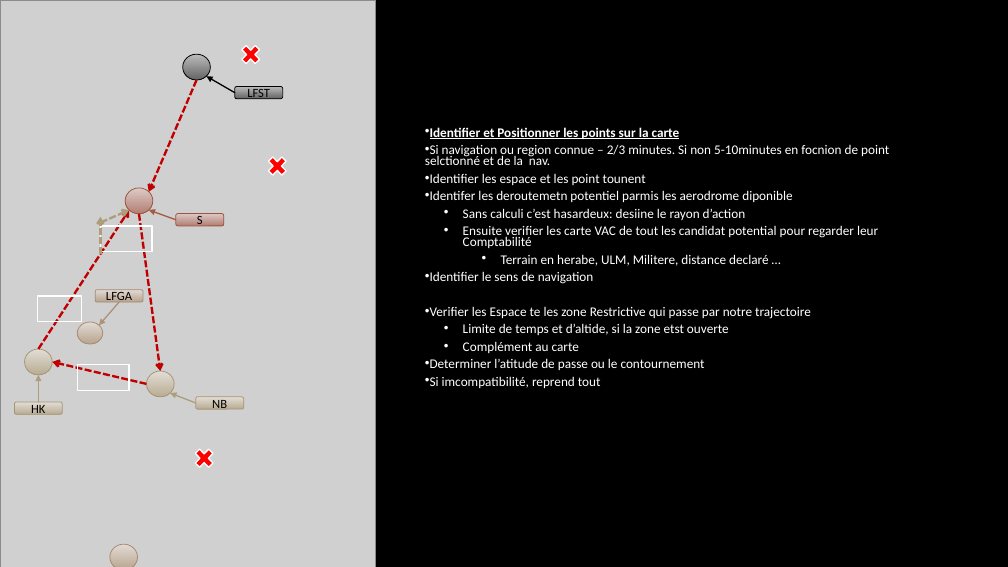
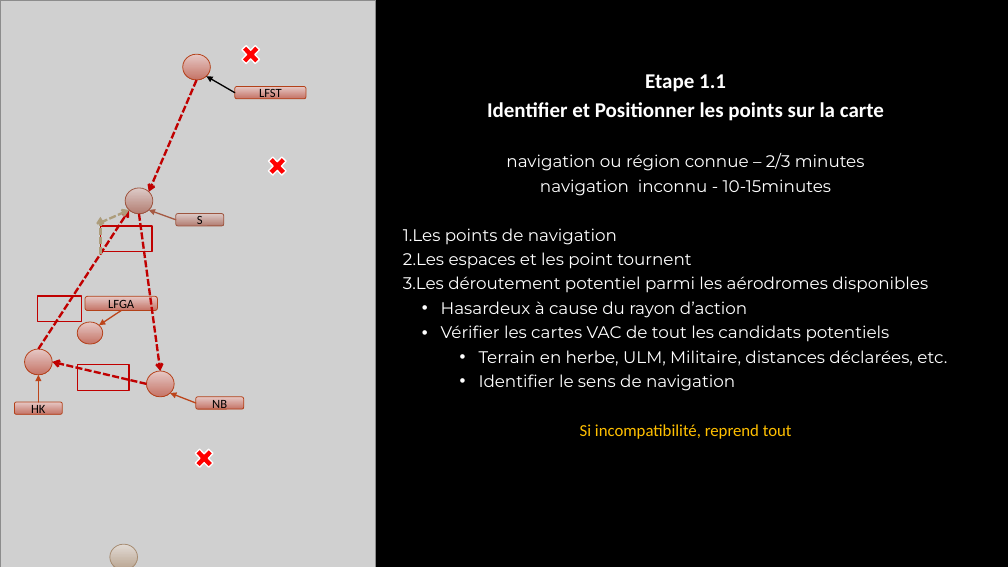
Before and after one commit to Ne0hermes/alflight, a slide deck: slide 3 of ALFlight_Presentation_Complete.pptx (slide 4 before the commit). Drawn at 1008x567 pixels with LibreOffice and Linux fonts; fonts in the diff are those of the drawing; grey boxes stand for pictures. Boxes give left, top, right and bottom in pixels: in the first picture for what was removed or moved away, otherwise in the second. Text is boxed around its words. In the diff, an @@ line names an element or a change of style, - is before the commit and + after.

```diff
--- a/ALFlight_Presentation_Complete.pptx
+++ b/ALFlight_Presentation_Complete.pptx
@@ ellipse at (183,54,211,80): fill gradient #BCBCBC to #656565 to gradient #E6CAC7 to #C67467; outline #000000 0.75 pt to #B4421A 0.75 pt @@
@@ rounded rectangle "LFST": place and size @@
-rounded rectangle "LFST" at (235,86,283,98)
+rounded rectangle "LFST" at (235,86,306,98)
@@ rounded rectangle "LFST" at (235,86,306,98): fill gradient #BCBCBC to #656565 to gradient #E6CAC7 to #C67467; outline #000000 0.75 pt to #B4421A 0.75 pt @@
@@ text "Etape 1.1": place and size @@
-text "Etape 1.1" at (425,127,889,388)
+text "Etape 1.1" at (403,74,947,439)
@@ text at (645,74,726,92): paragraph added @@
+Etape 1.1
@@ text at (479,102,884,391): size 12.6 to 20 pt, underline off in "Identifier et Positionner les points sur la ..."; size 12.6 to 16 pt, font Calibri to Montserrat in "Identifier le sens de navigation"; alignment left to centre; bullet • to none; line spacing 0.7 to 0.9; list level 1 to 3 in "Identifier le sens de navigation" @@
@@ text at (403,153,947,366): text changed; size 12.6 to 16 pt; font Calibri to Montserrat @@
-• Si navigation ou region connue – 2/3 minutes. Si non 5-10minutes en focnion de point selctionné et de la nav.
-• Identifier les espace et les point tounent
-• Identifer les deroutemetn potentiel parmis les aerodrome diponible
-  • Sans calculi c’est hasardeux: desiine le rayon d’action
-  • Ensuite verifier les carte VAC de tout les candidat potential pour regarder leur Comptabilité
-    • Terrain en herabe, ULM, Militere, distance declaré …
+navigation ou région connue – 2/3 minutes
+navigation inconnu - 10-15minutes
+1. Les points de navigation
+2. Les espaces et les point tournent
+3. Les déroutement potentiel parmi les aérodromes disponibles
+  • Hasardeux à cause du rayon d’action
+  • Vérifier les cartes VAC de tout les candidats potentiels
+    • Terrain en herbe, ULM, Militaire, distances déclarées, etc.
@@ outline #FFFFFF 1.25 pt to #C00000 1.25 pt in 3 elements at (101,226,152,252), (77,364,129,390), (38,296,82,322) @@
@@ rounded rectangle "LFGA": place and size @@
-rounded rectangle "LFGA" at (95,290,143,302)
+rounded rectangle "LFGA" at (85,296,158,311)
@@ rounded rectangle "LFGA" at (85,296,158,311): fill gradient #E3DCD5 to #B9A491 to gradient #E6CAC7 to #C67467; outline #A58B72 0.75 pt to #B4421A 0.75 pt @@
@@ ellipse at (77,322,103,344): fill gradient #E3DCD5 to #B9A491 to gradient #E6CAC7 to #C67467; outline #A58B72 0.75 pt to #B4421A 0.75 pt @@
@@ arrow moved from (119, 302) - (99, 325) to (121, 311) - (99, 325) @@
@@ arrow (121, 311) - (99, 325): stroke #AD9277 1.25 pt to #BC451B 1.25 pt @@
@@ fill gradient #E3DFD6 to #B9AD94 to gradient #E6CAC7 to #C67467; outline #A59675 0.75 pt to #B4421A 0.75 pt in 4 elements at (196,397,243,409), (14,402,62,414), (147,371,175,397), (24,349,52,375) @@
@@ arrow (39, 402) - (39, 375): stroke #AD9D7B 1.25 pt to #BC451B 1.25 pt @@
@@ arrow (196, 403) - (170, 393): stroke #AD9D7B 1.25 pt to #BC451B 1.25 pt @@
@@ text at (580,424,792,439): text changed; size 12.6 to 16 pt; text colour #FFFFFF to #FFC000 @@
-• Verifier les Espace te les zone Restrictive qui passe par notre trajectoire
-  • Limite de temps et d’altide, si la zone etst ouverte
-  • Complément au carte
-• Determiner l’atitude de passe ou le contournement
-• Si imcompatibilité, reprend tout
+Si incompatibilité, reprend tout
```
Also in this commit, not shown: 6 other slides changed, 1 slide removed, 2 other files.
